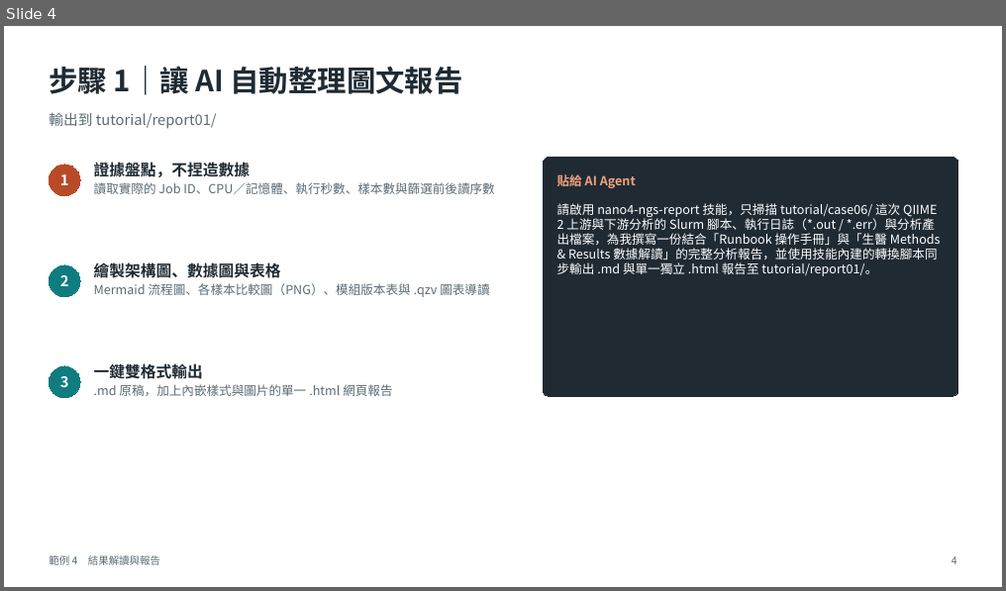
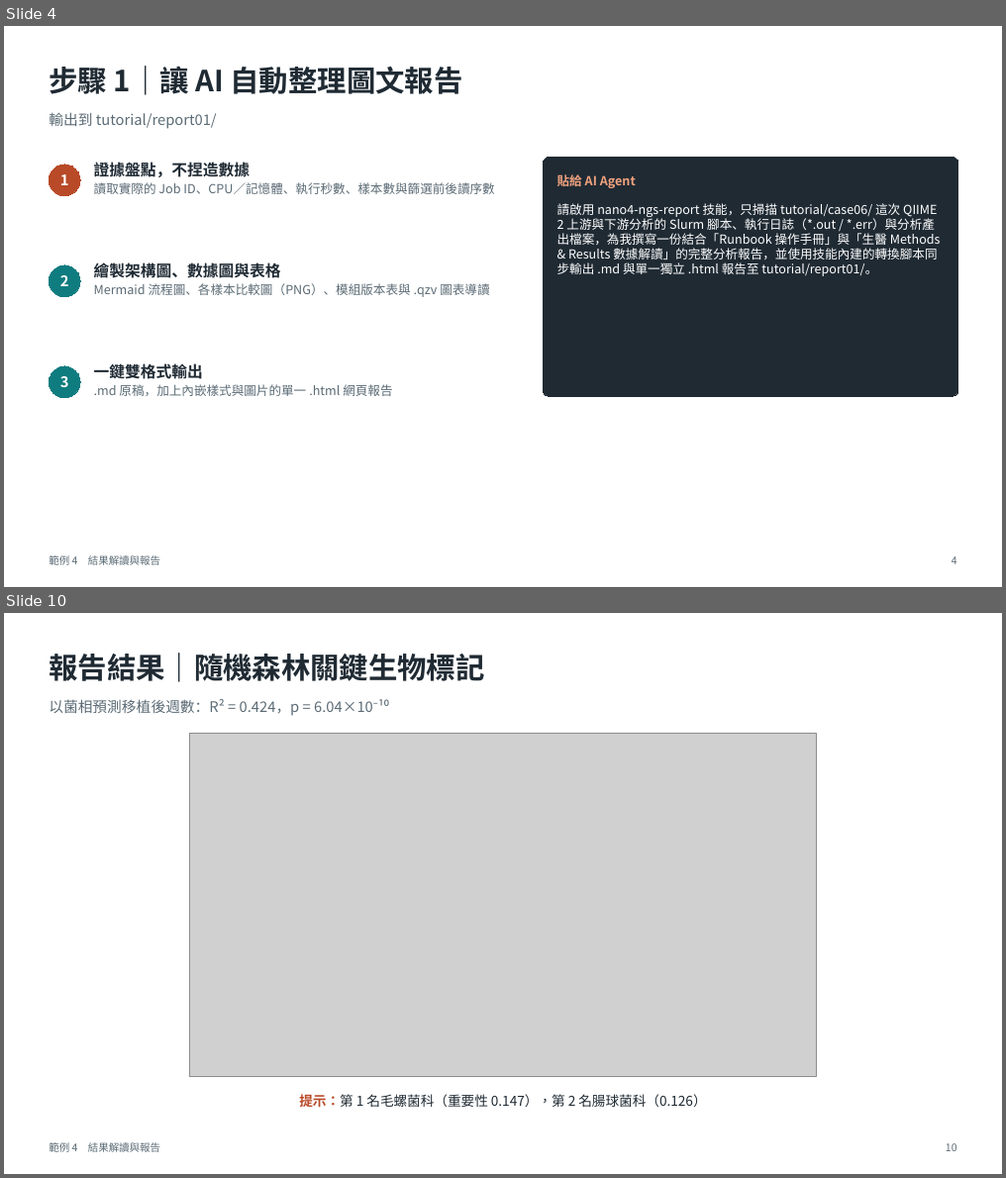
Before and after one commit to gemini960114/nano4-ngs-slurm-skill, a slide deck: PPTX/4_結果解讀與圖文報告.pptx. Shown one above the other, each under a label of ours: slide 4 before the commit, slides 4 and 10 after it; the slides between them are not shown. The pictures are 1006x591 and 1006x1178 pixels, drawn with LibreOffice and Linux fonts; fonts in the diff are those of the drawing; grey boxes stand for pictures. Boxes give left, top, right and bottom in pixels: in the first picture for what was removed or moved away, otherwise in the second. Text is boxed around its words. In the diff, an @@ line names an element or a change of style, - is before the commit and + after.

```diff
--- a/PPTX/4_結果解讀與圖文報告.pptx
+++ b/PPTX/4_結果解讀與圖文報告.pptx
@@ slide 10 added at bbox=[4, 613, 1002, 1174], background #FFFFFF @@
@@ text added at bbox=[49, 653, 484, 682], 28 pt, text #1F2A33, bold @@
+報告結果｜隨機森林關鍵生物標記
@@ text added at bbox=[49, 699, 373, 716], 14 pt, text #5B6B75 @@
+以菌相預測移植後週數：R² = 0.424，p = 6.04×10⁻¹⁰
@@ picture added at bbox=[190, 733, 816, 1077] @@
@@ text added at bbox=[299, 1094, 706, 1108], 13 pt, text #1F2A33 @@
+提示：第 1 名毛螺菌科（重要性 0.147），第 2 名腸球菌科（0.126）
@@ text added at bbox=[49, 1143, 160, 1153], 10 pt, text #5B6B75 @@
+範例 4 結果解讀與報告
@@ text added at bbox=[945, 1144, 957, 1152], 10 pt, text #5B6B75 @@
+10
```
Also in this commit, not shown: 5 slides changed, 5 other slides added, 4 other files.
